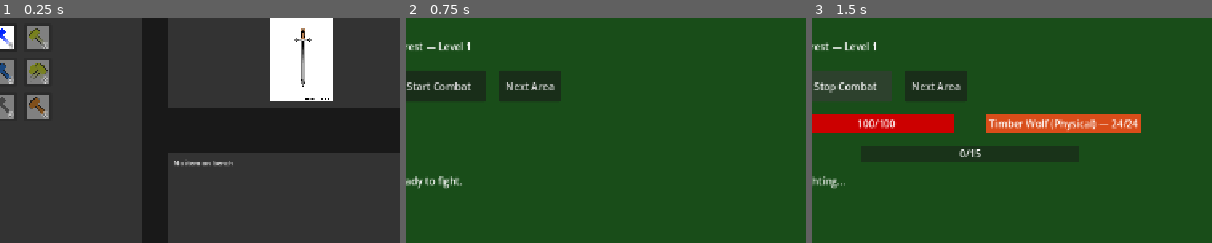
Above: before the commit, frames 1-3 (left to right).
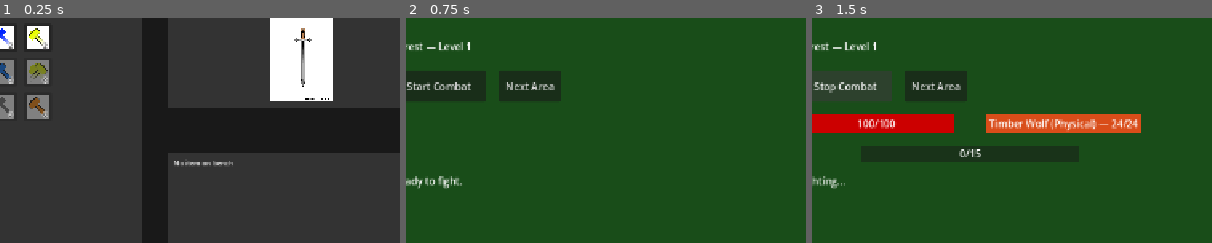
Above: after the commit, the same moments.

Repository: loginn/hammertime
Game: Godot game, scene res://scenes/main.tscn
The game is run twice, just before and just after one commit, with the same random seed, the same clock (stepped at 60 frames per second) and the same inputs.
Inputs:
- Up to frame 1 (0.25 s): no input
- Up to frame 2 (0.75 s): click "Adventure" at 0.5 s
- Up to frame 3 (1.5 s): click "Start Combat" at 1.25 s
The pictures show only the part of the screen within x 6-56%, y 9-59%; the shares and areas given below are measured in that part.

The runs differ from the first frame. In frame 1, 0.6% of the frame differs, in the area x 2-13%, y 3-14%; in frame 2, nothing differs; in frame 3, nothing differs.

Commit message:
feat(56-01): rename all 6 currency keys to PoE conventions and update starter counts
- runic->transmute, forge->augment, tack->alteration, grand->regal, claw->chaos, tuning->exalt
- Fresh game and prestige wipe now give 2 transmute + 2 augment (was 1 runic)
- Asset preload paths and GDScript class names unchanged
- All 6 files updated: game_state, prestige_manager, loot_table, forge_view, prestige_view, integration_test

Diff:
--- a/autoloads/game_state.gd
+++ b/autoloads/game_state.gd
@@ -98,12 +98,12 @@
 
 	# Initialize currency counts
 	currency_counts = {
-		"runic": 1,
-		"forge": 0,
-		"tack": 0,
-		"grand": 0,
-		"claw": 0,
-		"tuning": 0
+		"transmute": 2,
+		"augment": 2,
+		"alteration": 0,
+		"regal": 0,
+		"chaos": 0,
+		"exalt": 0
 	}
 
 	# Initialize stash and bench (Phase 55: single universal bench + 3-slot stash)
@@ -144,12 +144,12 @@
 
 	# 4. Standard currencies -- reset to fresh-game defaults
 	currency_counts = {
-		"runic": 1,
-		"forge": 0,
-		"tack": 0,
-		"grand": 0,
-		"claw": 0,
-		"tuning": 0,
+		"transmute": 2,
+		"augment": 2,
+		"alteration": 0,
+		"regal": 0,
+		"chaos": 0,
+		"exalt": 0,
 	}
 
 	# 5. Tag currencies -- wiped (they are run currency per user decision)
--- a/autoloads/prestige_manager.gd
+++ b/autoloads/prestige_manager.gd
@@ -5,13 +5,13 @@
 # Key = prestige level (1-7), Value = {currency_type: amount}
 # P2-P7 use stub values (999999) -- unreachable until costs are tuned
 const PRESTIGE_COSTS: Dictionary = {
-	1: { "forge": 100 },
-	2: { "forge": 999999 },
-	3: { "forge": 999999 },
-	4: { "forge": 999999 },
-	5: { "forge": 999999 },
-	6: { "forge": 999999 },
-	7: { "forge": 999999 },
+	1: { "augment": 100 },
+	2: { "augment": 999999 },
+	3: { "augment": 999999 },
+	4: { "augment": 999999 },
+	5: { "augment": 999999 },
+	6: { "augment": 999999 },
+	7: { "augment": 999999 },
 }
 
 # Index = prestige level (0-7), Value = max_item_tier_unlocked
--- a/models/loot/loot_table.gd
+++ b/models/loot/loot_table.gd
@@ -19,12 +19,12 @@
 # _calculate_currency_chance() means drops start very rare (~29% of base
 # at unlock+1) and reach full rate by the original biome boundary.
 const CURRENCY_AREA_GATES: Dictionary = {
-	"runic": 1,
-	"tack": 1,
-	"forge": 15,    # Preview from level 15, full rate by Dark Forest (25)
-	"grand": 40,    # Preview from level 40, full rate by Cursed Woods (50)
-	"claw": 65,     # Preview from level 65, full rate by Shadow Realm (75)
-	"tuning": 65,   # Preview from level 65, full rate by Shadow Realm (75)
+	"transmute": 1,
+	"alteration": 1,
+	"augment": 15,    # Preview from level 15, full rate by Dark Forest (25)
+	"regal": 40,    # Preview from level 40, full rate by Cursed Woods (50)
+	"chaos": 65,     # Preview from level 65, full rate by Shadow Realm (75)
+	"exalt": 65,   # Preview from level 65, full rate by Shadow Realm (75)
 }
 
 ## Per-pack item drop chance. Constant across all areas.
@@ -66,12 +66,12 @@
 	# Runic/Tack are basic currencies — more generous (25%, max 2)
 	# Advanced currencies drop at 20% since player accumulates multiple types simultaneously
 	var pack_currency_rules: Dictionary = {
-		"runic": {"chance": 0.25, "max_qty": 2},   # ~1 per 4 packs, sometimes 2
-		"tack": {"chance": 0.25, "max_qty": 2},     # ~1 per 4 packs, sometimes 2
-		"forge": {"chance": 0.25, "max_qty": 1},    # ~1 per 4 packs
-		"grand": {"chance": 0.20, "max_qty": 1},    # ~1 per 5 packs
-		"claw": {"chance": 0.20, "max_qty": 1},     # ~1 per 5 packs
-		"tuning": {"chance": 0.20, "max_qty": 1},   # ~1 per 5 packs
+		"transmute": {"chance": 0.25, "max_qty": 2},   # ~1 per 4 packs, sometimes 2
+		"alteration": {"chance": 0.25, "max_qty": 2},  # ~1 per 4 packs, sometimes 2
+		"augment": {"chance": 0.25, "max_qty": 1},     # ~1 per 4 packs
+		"regal": {"chance": 0.20, "max_qty": 1},       # ~1 per 5 packs
+		"chaos": {"chance": 0.20, "max_qty": 1},       # ~1 per 5 packs
+		"exalt": {"chance": 0.20, "max_qty": 1},       # ~1 per 5 packs
 	}
 
 	for currency_name in pack_currency_rules:
--- a/scenes/forge_view.gd
+++ b/scenes/forge_view.gd
@@ -38,12 +38,12 @@
 
 # Currency instances
 var currencies: Dictionary = {
-	"runic": RunicHammer.new(),
-	"forge": ForgeHammer.new(),
-	"tack": TackHammer.new(),
-	"grand": GrandHammer.new(),
-	"claw": ClawHammer.new(),
-	"tuning": TuningHammer.new(),
+	"transmute": RunicHammer.new(),
+	"augment": ForgeHammer.new(),
+	"alteration": TackHammer.new(),
+	"regal": GrandHammer.new(),
+	"chaos": ClawHammer.new(),
+	"exalt": TuningHammer.new(),
 	"fire": TagHammer.new(Tag.FIRE, "Fire Hammer"),
 	"cold": TagHammer.new(Tag.COLD, "Cold Hammer"),
 	"lightning": TagHammer.new(Tag.LIGHTNING, "Lightning Hammer"),
@@ -74,12 +74,12 @@
 
 # Hammer tooltip descriptions (shown on hover)
 var hammer_descriptions: Dictionary = {
-	"runic": "Turns a normal item into a magic item\nwith 1-2 random mods.\nRequires: Normal rarity",
-	"forge": "Turns a normal item into a rare item\nwith 4-6 random mods.\nRequires: Normal rarity",
-	"tack": "Adds one random mod to a magic item.\nRequires: Magic rarity with room for mods",
-	"grand": "Adds one random mod to a rare item.\nRequires: Rare rarity with room for mods",
-	"claw": "Removes one random mod from an item.\nRequires: At least one mod",
-	"tuning": "Rerolls all mod values within their\ntier ranges.\nRequires: At least one mod",
+	"transmute": "Turns a normal item into a magic item\nwith 1-2 random mods.\nRequires: Normal rarity",
+	"augment": "Turns a normal item into a rare item\nwith 4-6 random mods.\nRequires: Normal rarity",
+	"alteration": "Adds one random mod to a magic item.\nRequires: Magic rarity with room for mods",
+	"regal": "Adds one random mod to a rare item.\nRequires: Rare rarity with room for mods",
+	"chaos": "Removes one random mod from an item.\nRequires: At least one mod",
+	"exalt": "Rerolls all mod values within their\ntier ranges.\nRequires: At least one mod",
 	"fire": "Turns a normal item into a rare item\nwith 4-6 random mods,\nguaranteeing at least one fire mod.\nRequires: Normal rarity, fire mods available",
 	"cold": "Turns a normal item into a rare item\nwith 4-6 random mods,\nguaranteeing at least one cold mod.\nRequires: Normal rarity, cold mods available",
 	"lightning": "Turns a normal item into a rare item\nwith 4-6 random mods,\nguaranteeing at least one lightning mod.\nRequires: Normal rarity, lightning mods available",
@@ -89,24 +89,24 @@
 
 # Hammer icon textures
 var hammer_icons: Dictionary = {
-	"runic": preload("res://assets/runic_hammer.png"),
-	"forge": preload("res://assets/forge_hammer.png"),
-	"tack": preload("res://assets/tack_hammer.png"),
-	"grand": preload("res://assets/grand_hammer.png"),
-	"claw": preload("res://assets/claw_hammer.png"),
-	"tuning": preload("res://assets/tuning_hammer.png")
+	"transmute": preload("res://assets/runic_hammer.png"),
+	"augment": preload("res://assets/forge_hammer.png"),
+	"alteration": preload("res://assets/tack_hammer.png"),
+	"regal": preload("res://assets/grand_hammer.png"),
+	"chaos": preload("res://assets/claw_hammer.png"),
+	"exalt": preload("res://assets/tuning_hammer.png")
 }
 
 
 func _ready() -> void:
 	# Initialize currency button mapping
 	currency_buttons = {
-		"runic": runic_btn,
-		"forge": forge_btn,
-		"tack": tack_btn,
-		"grand": grand_btn,
-		"claw": claw_btn,
-		"tuning": tuning_btn
+		"transmute": runic_btn,
+		"augment": forge_btn,
+		"alteration": tack_btn,
+		"regal": grand_btn,
+		"chaos": claw_btn,
+		"exalt": tuning_btn
 	}
 	currency_buttons["fire"] = fire_hammer_btn
 	currency_buttons["cold"] = cold_hammer_btn
@@ -115,12 +115,12 @@
 	currency_buttons["physical"] = physical_hammer_btn
 
 	# Connect currency button signals
-	runic_btn.pressed.connect(_on_currency_selected.bind("runic"))
-	forge_btn.pressed.connect(_on_currency_selected.bind("forge"))
-	tack_btn.pressed.connect(_on_currency_selected.bind("tack"))
-	grand_btn.pressed.connect(_on_currency_selected.bind("grand"))
-	claw_btn.pressed.connect(_on_currency_selected.bind("claw"))
-	tuning_btn.pressed.connect(_on_currency_selected.bind("tuning"))
+	runic_btn.pressed.connect(_on_currency_selected.bind("transmute"))
+	forge_btn.pressed.connect(_on_currency_selected.bind("augment"))
+	tack_btn.pressed.connect(_on_currency_selected.bind("alteration"))
+	grand_btn.pressed.connect(_on_currency_selected.bind("regal"))
+	claw_btn.pressed.connect(_on_currency_selected.bind("chaos"))
+	tuning_btn.pressed.connect(_on_currency_selected.bind("exalt"))
 
 	# Connect tag hammer button signals
 	fire_hammer_btn.pressed.connect(_on_currency_selected.bind("fire"))
@@ -310,7 +310,7 @@
 
 func update_currency_button_states() -> void:
 	# Update standard currency buttons based on counts from GameState
-	var standard_types: Array = ["runic", "forge", "tack", "grand", "claw", "tuning"]
+	var standard_types: Array = ["transmute", "augment", "alteration", "regal", "chaos", "exalt"]
 	for currency_type in standard_types:
 		var count: int = GameState.currency_counts.get(currency_type, 0)
 		var button: Button = currency_buttons[currency_type]
--- a/scenes/prestige_view.gd
+++ b/scenes/prestige_view.gd
@@ -36,7 +36,7 @@
 	else:
 		var next_level: int = GameState.prestige_level + 1
 		var cost: Dictionary = PrestigeManager.get_next_prestige_cost()
-		var cost_string: String = "Next: " + str(cost["forge"]) + " Forge Hammers"
+		var cost_string: String = "Next: " + str(cost["augment"]) + " Augment Hammers"
 		next_info_label.text = cost_string
 
 		var tier_unlock: int = PrestigeManager.ITEM_TIERS_BY_PRESTIGE[next_level]
@@ -108,7 +108,7 @@
 		cost_label.custom_minimum_size.x = 200
 		cost_label.horizontal_alignment = HORIZONTAL_ALIGNMENT_CENTER
 		if state == "completed" or state == "next":
-			cost_label.text = str(PrestigeManager.PRESTIGE_COSTS[level]["forge"]) + " Forge"
+			cost_label.text = str(PrestigeManager.PRESTIGE_COSTS[level]["augment"]) + " Augment"
 		else:
 			cost_label.text = "???"
 		row.add_child(cost_label)
--- a/tools/test/integration_test.gd
+++ b/tools/test/integration_test.gd
@@ -75,9 +75,9 @@
 
 
 func _simulate_prestige() -> void:
-	# Spend forge currency (100 times)
+	# Spend augment currency (100 times)
 	for i in range(100):
-		GameState.spend_currency("forge")
+		GameState.spend_currency("augment")
 
 	# Advance prestige state
 	GameState.prestige_level = 1
@@ -117,14 +117,14 @@
 	print("\n=== GROUP 2: Prestige Gating ===")
 	# Continue from group 1 state (fresh game, prestige_level=0)
 
-	GameState.currency_counts["forge"] = 99
-	_check(PrestigeManager.can_prestige() == false, "can_prestige() == false with 99 forge")
-
-	GameState.currency_counts["forge"] = 100
-	_check(PrestigeManager.can_prestige() == true, "can_prestige() == true with 100 forge")
+	GameState.currency_counts["augment"] = 99
+	_check(PrestigeManager.can_prestige() == false, "can_prestige() == false with 99 augment")
+
+	GameState.currency_counts["augment"] = 100
+	_check(PrestigeManager.can_prestige() == true, "can_prestige() == true with 100 augment")
 
 	var cost: Dictionary = PrestigeManager.get_next_prestige_cost()
-	_check(cost.has("forge") and cost["forge"] == 100, "next prestige cost == {forge: 100}")
+	_check(cost.has("augment") and cost["augment"] == 100, "next prestige cost == {augment: 100}")
 
 
 # --- Group 3: Execute Prestige P0 -> P1 ---
@@ -132,7 +132,7 @@
 func _group_3_execute_prestige() -> void:
 	print("\n=== GROUP 3: Execute Prestige P0 -> P1 ===")
 	_reset_fresh()
-	GameState.currency_counts["forge"] = 100
+	GameState.currency_counts["augment"] = 100
 	_simulate_prestige()
 
 	_check(GameState.prestige_level == 1, "prestige_level == 1")
@@ -151,8 +151,8 @@
 		GameState.crafting_inventory["weapon"] is Broadsword,
 		"starter weapon (Broadsword) in crafting inventory after prestige"
 	)
-	_check(GameState.currency_counts["forge"] == 0, "forge currency == 0 (spent + wiped)")
-	_check(GameState.currency_counts["runic"] == 1, "runic currency == 1 (fresh default)")
+	_check(GameState.currency_counts["augment"] == 2, "augment currency == 2 (fresh default after wipe)")
+	_check(GameState.currency_counts["transmute"] == 2, "transmute currency == 2 (fresh default)")
 
 	# Tag currency total should be 1 (we set fire=1 in _simulate_prestige)
 	var tag_total: int = 0
@@ -188,7 +188,7 @@
 		"restored tag_currency_counts is empty"
 	)
 	_check(GameState.area_level == 1, "restored area_level == 1")
-	_check(GameState.currency_counts["runic"] == 1, "restored runic currency == 1")
+	_check(GameState.currency_counts["transmute"] == 2, "restored transmute currency == 2")
 
 
 # --- Group 5: Save Round-Trip at P1 ---
@@ -196,7 +196,7 @@
 func _group_5_save_round_trip_p1() -> void:
 	print("\n=== GROUP 5: Save Round-Trip at P1 ===")
 	_reset_fresh()
-	GameState.currency_counts["forge"] = 100
+	GameState.currency_counts["augment"] = 100
 	_simulate_prestige()
 	GameState.tag_currency_counts = {"fire": 1, "cold": 2}
 
